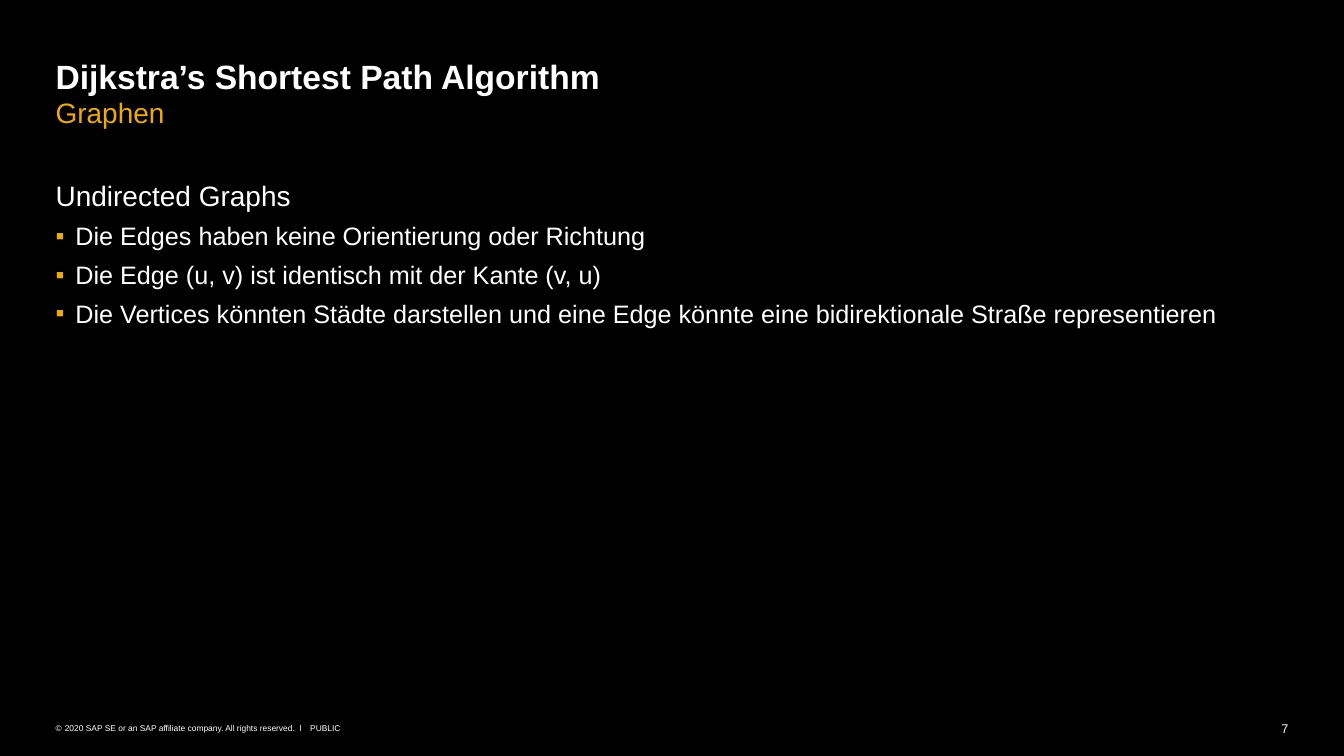
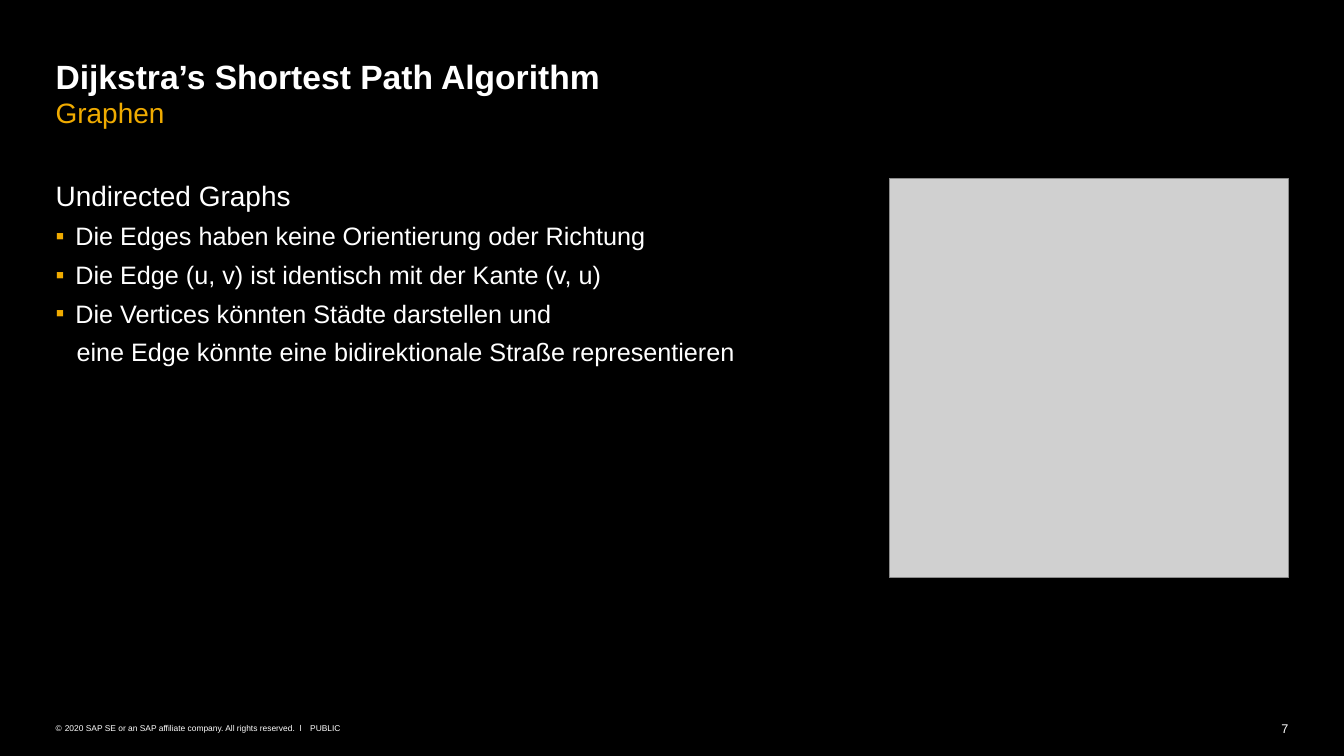
Before and after one commit to Andre-Gilbert/Dijkstra-Shortest-Path, a slide deck: slide 7 of docs/ALG_7_Graphen_Dijkstra.pptx. Drawn at 1344x756 pixels with LibreOffice and Linux fonts; fonts in the diff are those of the drawing; grey boxes stand for pictures. Boxes give left, top, right and bottom in pixels: in the first picture for what was removed or moved away, otherwise in the second. Text is boxed around its words. In the diff, an @@ line names an element or a change of style, - is before the commit and + after.

```diff
--- a/docs/ALG_7_Graphen_Dijkstra.pptx
+++ b/docs/ALG_7_Graphen_Dijkstra.pptx
@@ picture added at box(890, 178, 1289, 577) @@
@@ text at box(75, 304, 734, 367): text changed @@
-  ▪ Die Vertices könnten Städte darstellen und eine Edge könnte eine bidirektionale Straße representieren
+  ▪ Die Vertices könnten Städte darstellen und
+  eine Edge könnte eine bidirektionale Straße representieren
```
Also in this commit, not shown: 4 other slides changed, 1 slide added.
